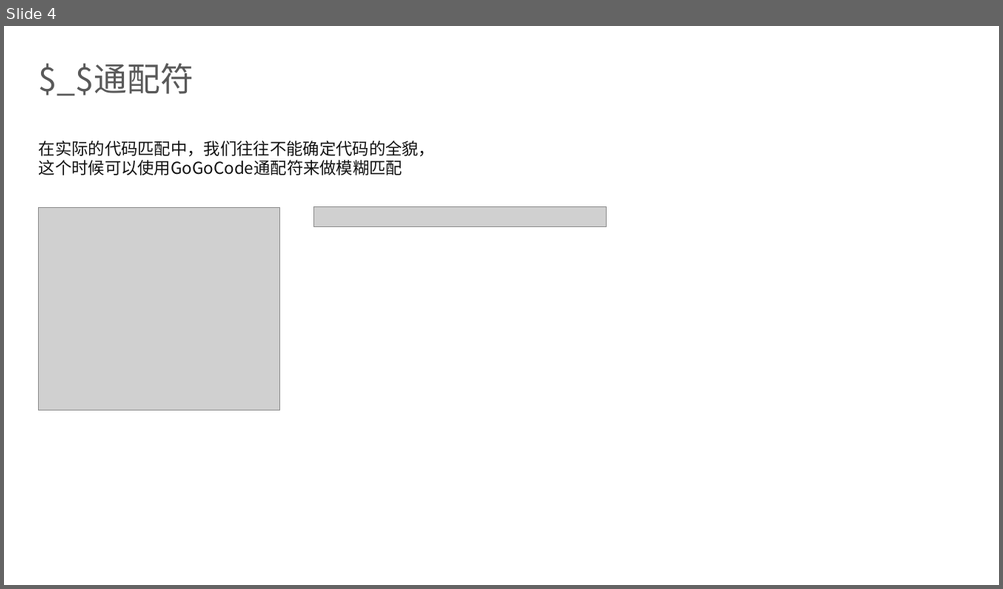
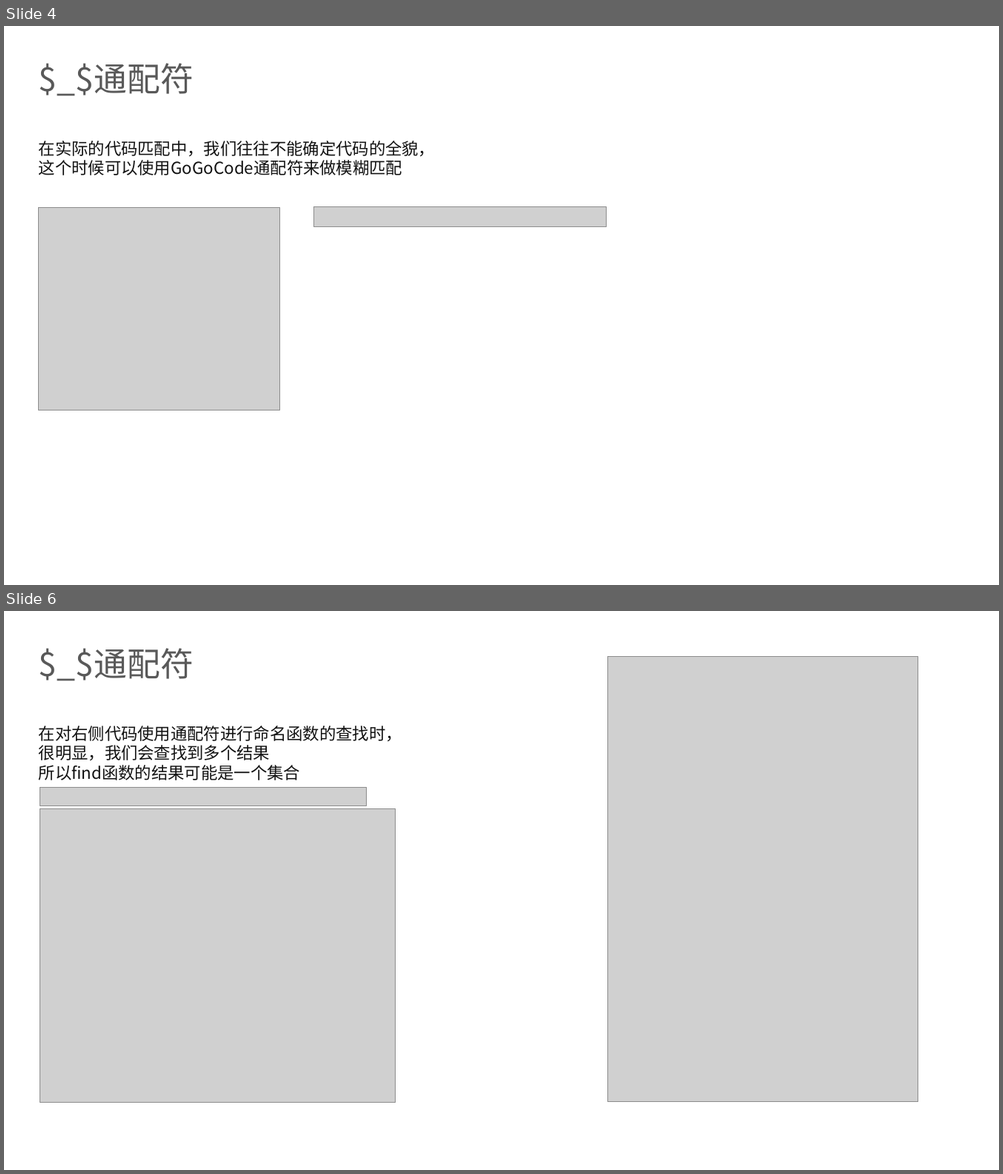
Before and after one commit to dingq030511/gogocode-tutorial, a slide deck: gogocode.pptx. Shown one above the other, each under a label of ours: slide 4 before the commit, slides 4 and 6 after it; the slides between them are not shown. The pictures are 1003x589 and 1003x1174 pixels, drawn with LibreOffice and Linux fonts; fonts in the diff are those of the drawing; grey boxes stand for pictures; background and template pictures are left out. Boxes give left, top, right and bottom in pixels: in the first picture for what was removed or moved away, otherwise in the second. Text is boxed around its words. In the diff, an @@ line names an element or a change of style, - is before the commit and + after.

```diff
--- a/gogocode.pptx
+++ b/gogocode.pptx
@@ slide 6 added at [4,611,999,1170], background picture (left out) @@
@@ title added at [39,648,193,681], 32 pt, text #595959 @@
+$_$通配符
@@ picture added at [608,657,917,1102] @@
@@ text added at [39,726,402,780], 16 pt, text #121212 @@
+在对右侧代码使用通配符进行命名函数的查找时，
+很明显，我们会查找到多个结果
+所以find函数的结果可能是一个集合
@@ picture added at [40,787,367,806] @@
@@ picture added at [40,809,395,1103] @@
```
Also in this commit, not shown: 6 other slides added, 17 slides removed.
